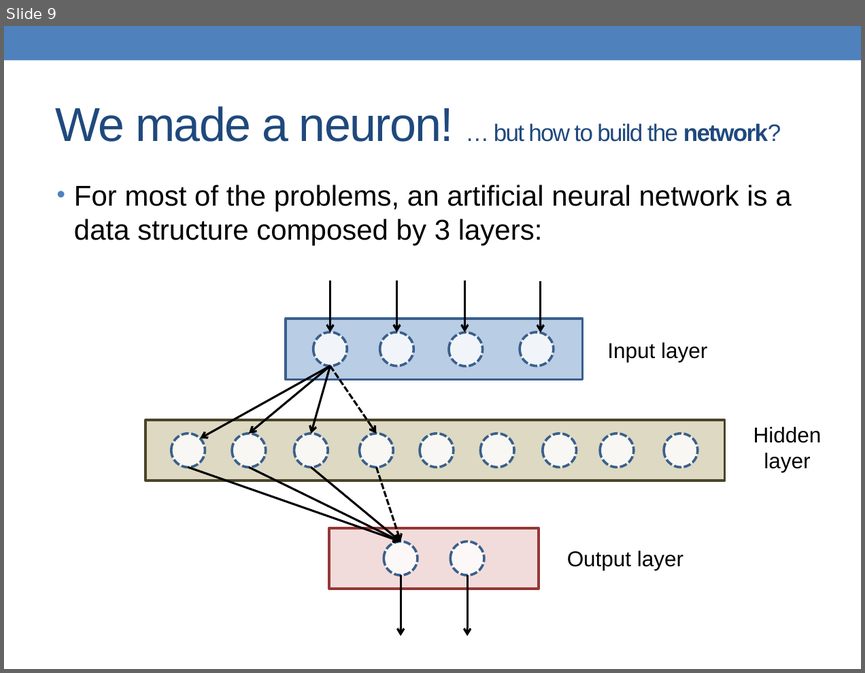
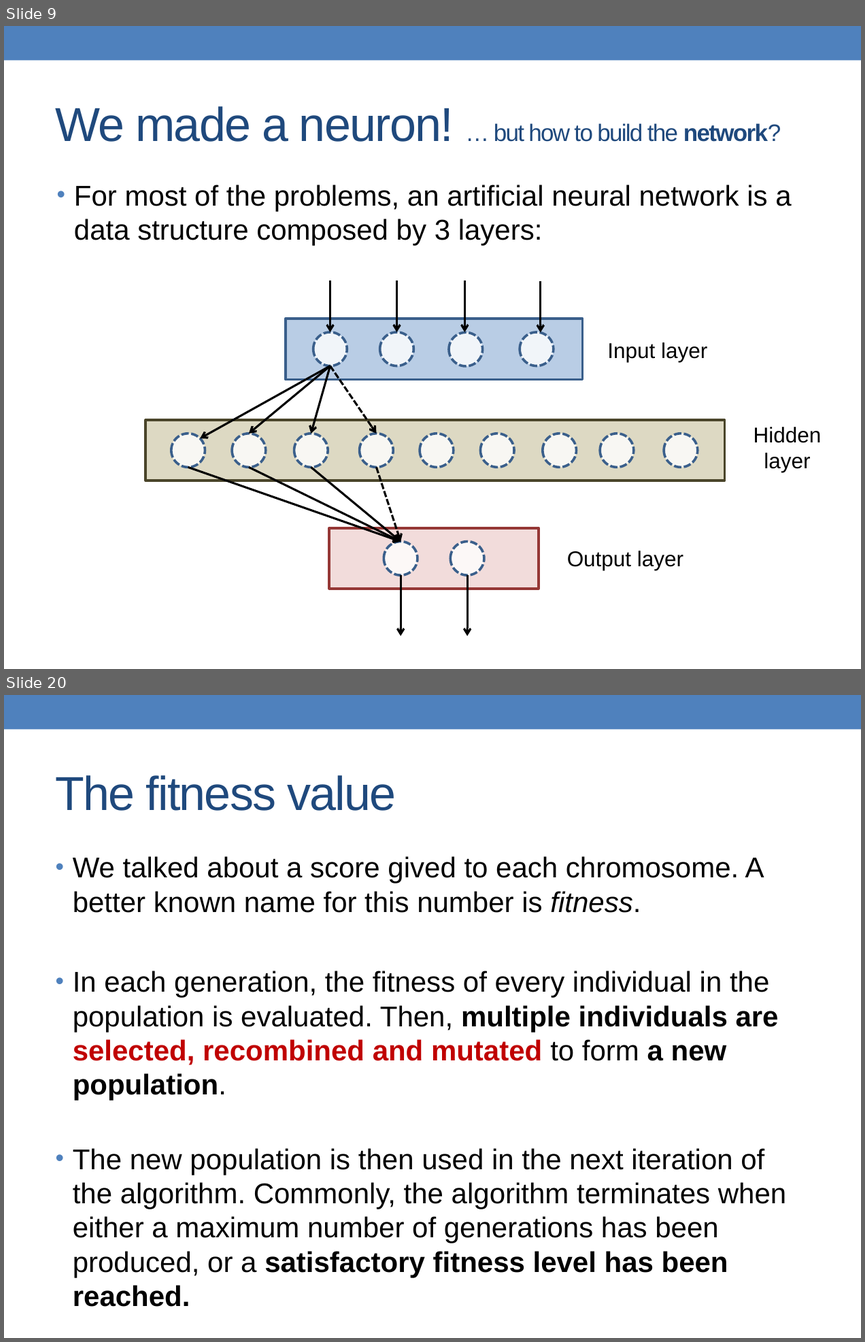
Before and after one commit to alessandrofrancesconi/carwin, a slide deck: presentation.pptx. Shown one above the other, each under a label of ours: slide 9 before the commit, slides 9 and 20 after it; the slides between them are not shown. The pictures are 865x673 and 865x1342 pixels, drawn with LibreOffice and Linux fonts; fonts in the diff are those of the drawing. Boxes give left, top, right and bottom in pixels: in the first picture for what was removed or moved away, otherwise in the second. Text is boxed around its words. In the diff, an @@ line names an element or a change of style, - is before the commit and + after.

```diff
--- a/presentation.pptx
+++ b/presentation.pptx
@@ slide 20 added at (x1=4, y1=695, x2=861, y2=1338), background #FFFFFF; not listed: 1 template element that a slide beside it also shows @@
@@ title added at (x1=56, y1=775, x2=396, y2=811), 40 pt, text #1F497D @@
+The fitness value
@@ text added at (x1=73, y1=856, x2=786, y2=1306), 24 pt, text #000000 @@
+• We talked about a score gived to each chromosome. A better known name for this number is fitness.
+• In each generation, the fitness of every individual in the population is evaluated. Then, multiple individuals are selected, recombined and mutated to form a new population.
+• The new population is then used in the next iteration of the algorithm. Commonly, the algorithm terminates when either a maximum number of generations has been produced, or a satisfactory fitness level has been reached.
```
Also in this commit, not shown: 6 slides changed, 9 other slides added, 8 other files.
